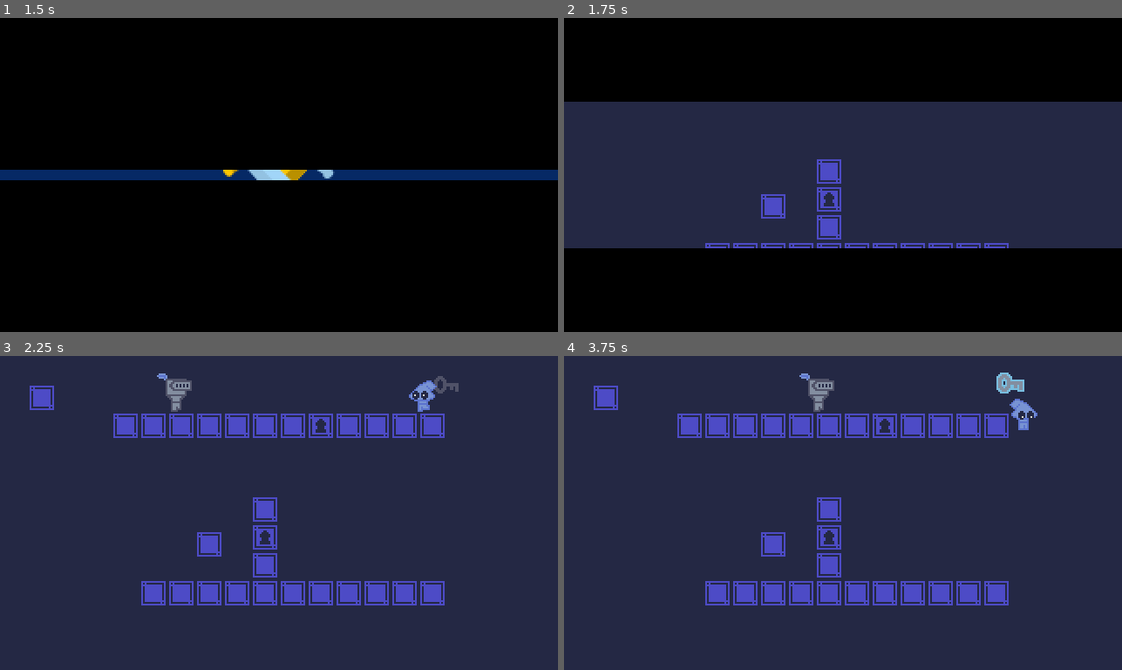
Above: before the commit, frames 1-4 (two rows, left to right).
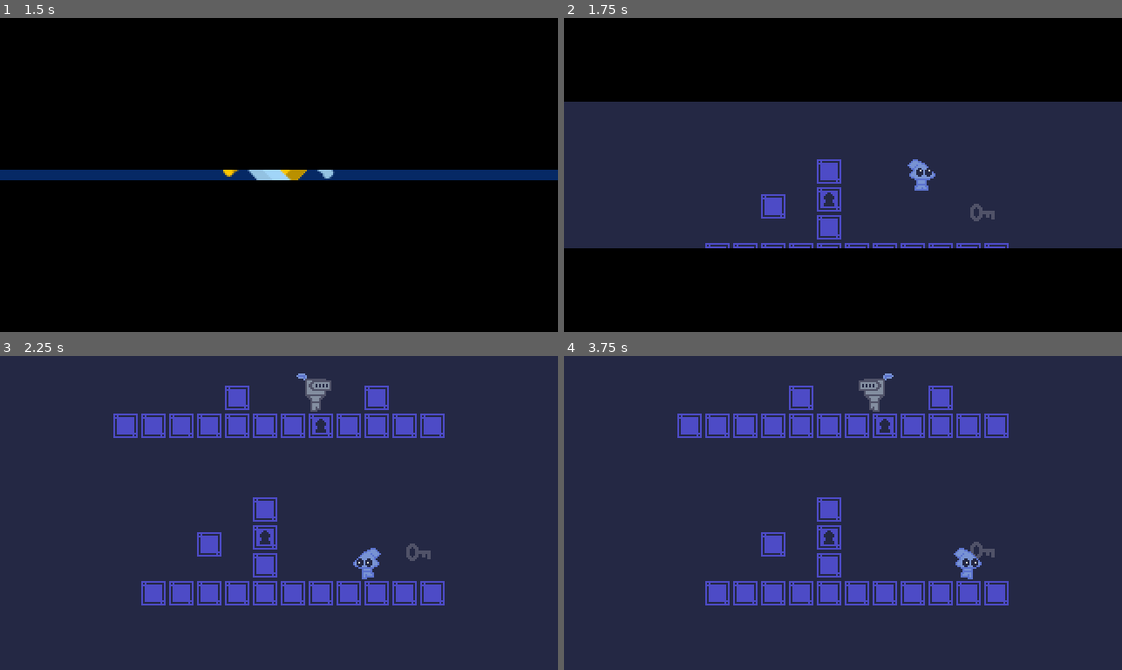
Above: after the commit, the same moments.

Repository: dw3nt/palette-jam-2-break
Game: Godot game, scene res://Main.tscn
Same seed, same stepped clock (60 frames per second), same inputs: the game is played once before the commit and once after it.
Inputs (mouse positions are in pixels of both pictures, inside the frame that each line leads up to):
- Up to frame 1 (1.5 s): tap Enter at 0.5 s; move the mouse to (401, 159) at 0.52 s; hold S (crouch) 0.53-1.28 s; hold D (move_right) from 0.53 s (still down); tap Space (jump) at 0.77 s; move the mouse to (167, 190) at 1.27 s; tap E (interact) at 1.35 s
- Up to frame 2 (1.75 s): keep holding D (move_right); tap Space (jump) at 1.52 s
- Up to frame 3 (2.25 s): move the mouse to (334, 443) at 2.02 s; release D (move_right) at 2.03 s; hold A (move_left) from 2.03 s (still down); hold Shift (throw) from 2.03 s (still down)
- Up to frame 4 (3.75 s): move the mouse to (815, 575) at 2.77 s; release A (move_left) at 2.78 s; release Shift (throw) at 2.78 s; hold D (move_right) from 2.78 s (still down); tap S (crouch) at 2.85 s; tap Space (jump) at 3.02 s; move the mouse to (1010, 560) at 3.52 s; hold E (interact) from 3.53 s (still down)

Frame 1 is identical in both runs. In frame 2, 0.4% of the frame differs, in the area x 61-78%, y 45-65%; in frame 3, 2.2%; in frame 4, 2.3%, in the area x 5-85%, y 5-72%.

Commit message:
guard falling from high up gets stunned

Diff:
--- a/characters/guard/Alert.gd
+++ b/characters/guard/Alert.gd
@@ -14,9 +14,5 @@
 		fsm.change_state("Chase", { "target" : target })
 		return
 
-	if fsm.velocity.x != 0:
-		fsm.velocity.x = lerp(fsm.velocity.x, 0.0, FRICTION)
-		if abs(fsm.velocity.x) < LERP_THRESHOLD:
-			fsm.velocity.x = 0
-
+	slideToHalt()
 	fsm.velocity.y += GRAVITY
--- a/characters/guard/Fall.gd
+++ b/characters/guard/Fall.gd
@@ -1,4 +1,6 @@
 extends GuardState
+
+const FALL_HURT_THRESHOLD := 250.0
 
 
 func enter_state(_params : Dictionary = {}) -> void:
@@ -8,13 +10,14 @@
 func physics_process(delta : float) -> void:
 	var xInput = Input.get_action_strength("move_right") - Input.get_action_strength("move_left")
 	if fsm.isOnFloor:
-		if randf() > 0.5:
-			fsm.change_state("Idle")
+		if fsm.velocity.y >= FALL_HURT_THRESHOLD:
+			fsm.change_state("Stun")
 		else:
-			fsm.change_state("Patrol")
+			fsm.change_state("Idle") if randf() > 0.5 else fsm.change_state("Patrol")
 		return
 
 	fsm.velocity.y += GRAVITY
+	print(fsm.velocity.y)
 	if abs(fsm.velocity.x) > AIR_MOVE_SPEED && sign(xInput) == sign(fsm.velocity.x):
 		fsm.velocity.x = lerp(fsm.velocity.x, AIR_MOVE_SPEED * sign(fsm.velocity.x), AIR_FRICTION)
 	else:
--- a/characters/guard/Guard.tscn
+++ b/characters/guard/Guard.tscn
@@ -9,6 +9,32 @@
 [ext_resource path="res://characters/guard/Chase.gd" type="Script" id=7]
 [ext_resource path="res://assets/images/exclaimation.png" type="Texture" id=8]
 [ext_resource path="res://characters/guard/Alert.gd" type="Script" id=9]
+[ext_resource path="res://assets/images/stun-sparks.png" type="Texture" id=10]
+[ext_resource path="res://characters/guard/Stun.gd" type="Script" id=11]
+
+[sub_resource type="AtlasTexture" id=9]
+atlas = ExtResource( 10 )
+region = Rect2( 0, 0, 16, 16 )
+
+[sub_resource type="AtlasTexture" id=10]
+atlas = ExtResource( 10 )
+region = Rect2( 16, 0, 16, 16 )
+
+[sub_resource type="AtlasTexture" id=11]
+atlas = ExtResource( 10 )
+region = Rect2( 32, 0, 16, 16 )
+
+[sub_resource type="AtlasTexture" id=12]
+atlas = ExtResource( 10 )
+region = Rect2( 48, 0, 16, 16 )
+
+[sub_resource type="SpriteFrames" id=8]
+animations = [ {
+"frames": [ SubResource( 9 ), SubResource( 10 ), SubResource( 11 ), SubResource( 12 ) ],
+"loop": true,
+"name": "default",
+"speed": 8.0
+} ]
 
 [sub_resource type="RectangleShape2D" id=1]
 extents = Vector2( 5, 10 )
@@ -119,6 +145,23 @@
 "values": [ 5, 6, 7, 8 ]
 }
 
+[sub_resource type="Animation" id=7]
+resource_name = "stun"
+length = 0.5
+loop = true
+tracks/0/type = "value"
+tracks/0/path = NodePath("Sprite:frame")
+tracks/0/interp = 1
+tracks/0/loop_wrap = true
+tracks/0/imported = false
+tracks/0/enabled = true
+tracks/0/keys = {
+"times": PoolRealArray( 0, 0.1, 0.2, 0.3, 0.4 ),
+"transitions": PoolRealArray( 1, 1, 1, 1, 1 ),
+"update": 1,
+"values": [ 11, 12, 13, 14, 15 ]
+}
+
 [node name="Guard" type="KinematicBody2D"]
 collision_layer = 8
 script = ExtResource( 2 )
@@ -126,7 +169,14 @@
 [node name="Sprite" type="Sprite" parent="."]
 position = Vector2( 0, -12 )
 texture = ExtResource( 1 )
-hframes = 11
+hframes = 16
+
+[node name="StunSparksSprite" type="AnimatedSprite" parent="."]
+visible = false
+position = Vector2( 0, -28 )
+frames = SubResource( 8 )
+frame = 2
+playing = true
 
 [node name="ExclaimationSprite" type="Sprite" parent="."]
 visible = false
@@ -144,12 +194,14 @@
 anims/fall = SubResource( 5 )
 anims/idle = SubResource( 3 )
 anims/run = SubResource( 4 )
+anims/stun = SubResource( 7 )
 
 [node name="GuardStateMachine" type="Node2D" parent="."]
 script = ExtResource( 3 )
 animationPlayerPath = NodePath("../AnimationPlayer")
 spritePath = NodePath("../Sprite")
 exclaimationSpritePath = NodePath("../ExclaimationSprite")
+stunSparksSpritePath = NodePath("../StunSparksSprite")
 
 [node name="Idle" type="Node2D" parent="GuardStateMachine"]
 script = ExtResource( 4 )
@@ -197,8 +249,17 @@
 
 [node name="TargetSightDetect" type="RayCast2D" parent="GuardStateMachine/Chase"]
 position = Vector2( 0, -16 )
+cast_to = Vector2( 0, 1 )
 collision_mask = 16
+
+[node name="Stun" type="Node2D" parent="GuardStateMachine"]
+script = ExtResource( 11 )
+
+[node name="Timer" type="Timer" parent="GuardStateMachine/Stun"]
+wait_time = 3.0
+one_shot = true
 
 [connection signal="timeout" from="GuardStateMachine/Idle/Timer" to="GuardStateMachine/Idle" method="_on_Timer_timeout"]
 [connection signal="timeout" from="GuardStateMachine/Patrol/Timer" to="GuardStateMachine/Patrol" method="_on_Timer_timeout"]
 [connection signal="timeout" from="GuardStateMachine/Patrol/EdgeDetect/EdgeTimer" to="GuardStateMachine/Patrol" method="_on_EdgeTimer_timeout"]
+[connection signal="timeout" from="GuardStateMachine/Stun/Timer" to="GuardStateMachine/Stun" method="_on_Timer_timeout"]
--- a/characters/guard/GuardState.gd
+++ b/characters/guard/GuardState.gd
@@ -17,3 +17,10 @@
 
 func handleFacing(facingDir : int) -> void:
 	fsm.sprite.flip_h = facingDir < 0
+
+
+func slideToHalt() -> void:
+	if fsm.velocity.x != 0:
+		fsm.velocity.x = lerp(fsm.velocity.x, 0.0, FRICTION)
+		if abs(fsm.velocity.x) < LERP_THRESHOLD:
+			fsm.velocity.x = 0
--- a/characters/guard/GuardStateMachine.gd
+++ b/characters/guard/GuardStateMachine.gd
@@ -2,8 +2,10 @@
 class_name GuardStateMachine
 
 export(NodePath) var exclaimationSpritePath
+export(NodePath) var stunSparksSpritePath
 
 var exclaimationSprite
+var stunSparkSprite
 
 var isOnFloor : bool
 
@@ -11,3 +13,4 @@
 func ready() -> void:
 	.ready()
 	exclaimationSprite = get_node(exclaimationSpritePath)
+	stunSparkSprite = get_node(stunSparksSpritePath)
--- a/characters/guard/Idle.gd
+++ b/characters/guard/Idle.gd
@@ -26,11 +26,9 @@
 		fsm.change_state("Fall")
 		return
 
-	if fsm.velocity.x != 0:
-		fsm.velocity.x = lerp(fsm.velocity.x, 0.0, FRICTION)
-		if abs(fsm.velocity.x) < LERP_THRESHOLD:
-			fsm.velocity.x = 0
-	elif playerDetect.is_colliding():
+
+
+	if playerDetect.is_colliding():
 		fsm.change_state("Alert", { "target" : playerDetect.get_collider() })
 
 
--- /dev/null
+++ b/characters/guard/Stun.gd
@@ -0,0 +1,21 @@
+extends GuardState
+
+onready var timer = $Timer as Timer
+
+
+func enter_state(_params : Dictionary = {}):
+	timer.start()
+	fsm.anim.play("stun")
+	fsm.stunSparkSprite.visible = true
+
+
+func physics_process(delta : float) -> void:
+	slideToHalt()
+
+
+func _on_Timer_timeout() -> void:
+	fsm.revert_state()
+
+
+func exit_state() -> void:
+	fsm.stunSparkSprite.visible = false
--- a/rooms/Playground.tscn
+++ b/rooms/Playground.tscn
@@ -45,7 +45,7 @@
 collision_layer = 16
 collision_mask = 15
 format = 1
-tile_data = PoolIntArray( -65527, 0, 0, 65537, 0, 0, 131076, 0, 0, 131077, 0, 0, 1310 …(304 unchanged characters)…
+tile_data = PoolIntArray( 65544, 0, 0, 65549, 0, 0, 131076, 0, 0, 131077, 0, 0, 1310 …(304 unchanged characters)…
 
 [node name="BlockWrap" type="Node2D" parent="." index="1"]
 
@@ -61,13 +61,13 @@
 [node name="ItemWrap" type="Node2D" parent="." index="2"]
 
 [node name="Key" parent="ItemWrap" index="0" instance=ExtResource( 6 )]
-position = Vector2( 256, 16 )
+position = Vector2( 240, 112 )
 
 [node name="Guard" parent="." index="3" instance=ExtResource( 7 )]
-position = Vector2( 80, 32 )
+position = Vector2( 160, 32 )
 
 [node name="Player" parent="." index="4" instance=ExtResource( 4 )]
-position = Vector2( 224, 32 )
+position = Vector2( 192, 128 )
 
 [node name="GuardEdge" parent="." index="5" instance=ExtResource( 8 )]
 position = Vector2( 48, 32 )
Binary file changed: assets/images/characters/guard.png
Binary file changed: assets/images/guard.aseprite
Binary file added: assets/images/stun-sparks.aseprite
Binary file added: assets/images/stun-sparks.png
Not shown, added: assets/images/stun-sparks.png.import
Not shown: 1 places in characters/guard/Guard.tscn that only renumber resources
